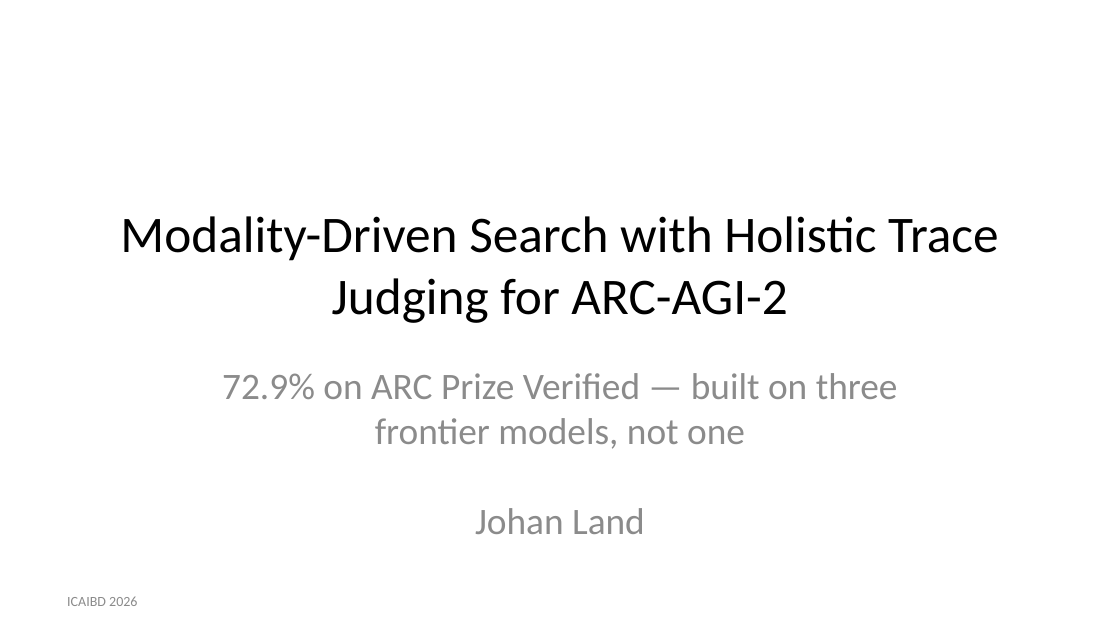
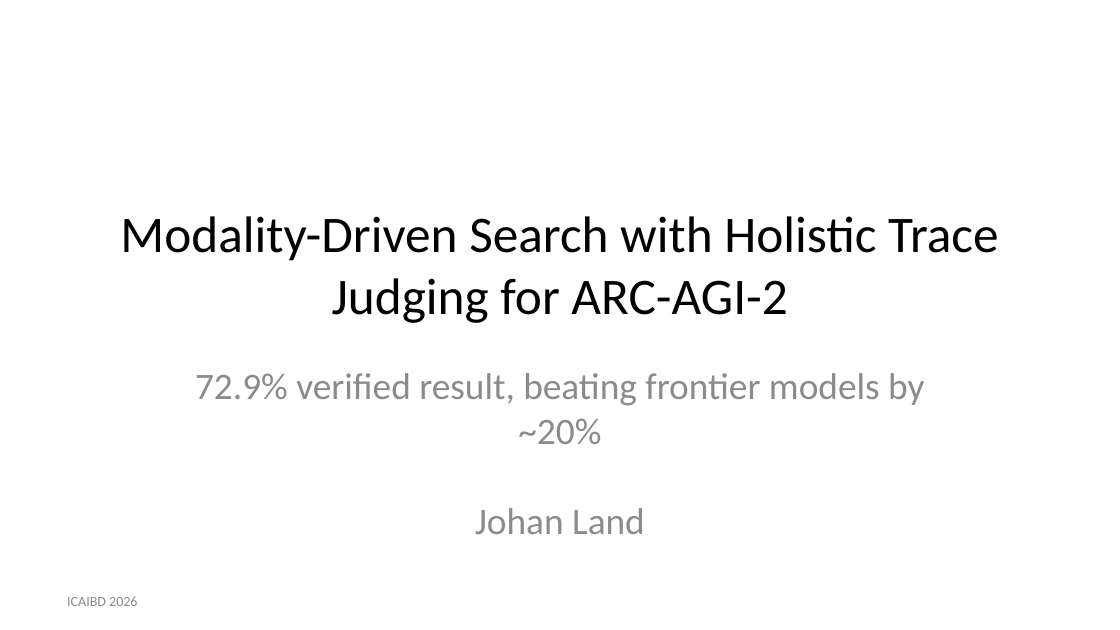
Before and after one commit to beetree/ARC-AGI, a slide deck: slide 1 of presentation/slides.pptx. Drawn at 1120x630 pixels with LibreOffice and Linux fonts; fonts in the diff are those of the drawing. Boxes give left, top, right and bottom in pixels: in the first picture for what was removed or moved away, otherwise in the second. Text is boxed around its words. In the diff, an @@ line names an element or a change of style, - is before the commit and + after.

```diff
--- a/presentation/slides.pptx
+++ b/presentation/slides.pptx
@@ subtitle at (195,373,924,534): text changed @@
-72.9% on ARC Prize Verified — built on three frontier models, not one
-Johan Land
+72.9% verified result, beating frontier models by ~20%
+Johan Land
```
Also in this commit, not shown: 11 other slides changed, 4 slides added, 9 other files.
